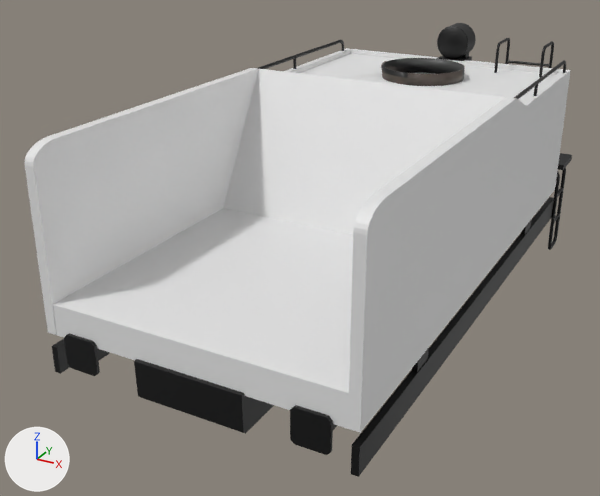
An edit to the FBX model unity/Assets/_CCL_CARS/S060B/060tender.fbx, drawn before and after from the same camera.
The view is the same before and after, from a 50 mm camera at (2.69, -3.46, 3.86) aimed at (-0.33, 2.03, 1.11). The lights are fixed; the arrows at lower left show +X, +Y and +Z. Where no turn or scale is listed for an object, it has been applied to the vertices. Vertices at the same position are counted once.

Before the edit, the objects in view are built like this:
```python
ob_cube = bpy.data.objects.new('Cube', me_cube)
ob_cube.location = (1.116, 2.312, 1.748)
ob_cube_002 = bpy.data.objects.new('Cube.002', me_cube_001)
ob_cube_002.location = (-1.116, 2.312, 1.748)
ob_cube_003 = bpy.data.objects.new('Cube.003', me_cube_002)
ob_cube_003.location = (0.0, 2.277, 1.139)
ob_cube_004 = bpy.data.objects.new('Cube.004', me_cube_003)
ob_cube_004.location = (0.0, 4.504, 1.687)
ob_cube_005 = bpy.data.objects.new('Cube.005', me_cube_009)
ob_cube_005.location = (0.0, 3.54, 1.672)
ob_cube_006 = bpy.data.objects.new('Cube.006', me_cube_005)
ob_cube_006.location = (0.0, 2.32, 1.759)
ob_s282_tender_002 = bpy.data.objects.new('s282_tender.002', me_s282_tender_sub0_name_004)
ob_s282_tender_002.location = (0.0, 4.608, 2.317)
# also in view: 's282_tender.006' at (0.0, 0.39, 0.96); 's282_tender.003' at (0.0, 4.73, 0.88); 's282_tender.005' at (0.0, 2.3, 1.01); 's282_tender.001' at (0.0, 2.31, 0.94); 'CarTank_LOD0.004' at (-0.02, 3.75, 2.27)
```
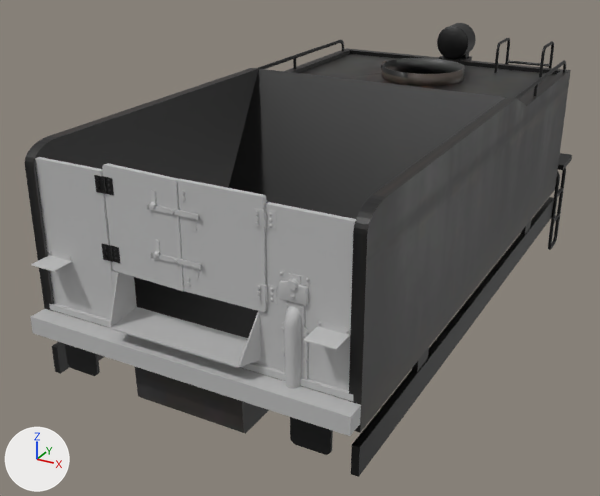
Commit message: So6o Tender update

Where the change shows, as pixel boxes [x1, y1, x2, y2] in the pictures (600 x 496 px):
's282_tender_cab', added
    after: [30, 157, 361, 436]
    faces in mat_m0mat_022 (its picture is missing): [30, 157, 361, 436]
    faces in mat_m0mat_023 (black #000000): [94, 175, 120, 263]
'Cube.003', deleted
    before: [51, 192, 553, 433]
'Cube', deleted
    before: [348, 69, 571, 432]
'Cube.002', deleted
    before: [25, 48, 352, 335]
'Cube.006', deleted
    before: [223, 69, 506, 235]
'Cube.004', deleted
    before: [350, 49, 562, 74]
part 1 of me_cube_009, added (black)
    after: [59, 192, 553, 433]
part 2 of me_cube_009, added (black)
    after: [350, 49, 562, 74]
part 3 of me_cube_009, added
    after: [349, 69, 571, 432]
part 4 of me_cube_009, added (black)
    after: [25, 48, 352, 311]
part 5 of me_cube_009, added
    after: [228, 69, 506, 219]
part 6 of me_cube_009, surface changed (white to grey)
    both: [301, 54, 556, 101]

The change, as a diff of the scene's bpy script:
```diff
--- a/unity/Assets/_CCL_CARS/S060B/060tender.fbx.py
+++ b/unity/Assets/_CCL_CARS/S060B/060tender.fbx.py
@@ img_locos282b_body_01d_png @@
+img_locos282b_body_01d_png = load_image('LocoS282B_Body_01d.png', '../../CarCreator/Prefabs/Material/Textures/LocoS282B_Body_01d.png', 1024, 1024, 'sRGB')
@@ mat_material_003 @@
+mat_material_003 = principled_material('Material.003')
+mat_material_003.texture = img_locos282b_body_01d_png
@@ mat_m0mat_022 @@
+mat_m0mat_022 = principled_material('m0mat.022')
+mat_m0mat_022.base_color = (0.5, 0.5, 0.5)  # grey #bcbcbc
@@ mat_m0mat_023 @@
+mat_m0mat_023 = principled_material('m0mat.023')
+mat_m0mat_023.base_color = (0.0, 0.0, 0.0)  # black #000000
@@ me_cube_009 @@
 # used by ob_cube_005; location = (0.0, 3.54, 1.672)
-me_cube_009.from_pydata(...)  # 230 vertices, 195 faces; spans x -1.1..1.1, y -0.95..0.95, z -0.56..0.56
+me_cube_009.from_pydata(...)  # 422 vertices, 315 faces; spans x -1.15..1.15, y -3.53..1.0, z -0.58..0.73
+# me_cube_009 part 1: a new loose piece, a box spanning x -1.15..1.15, y -3.52..1.0, z -0.58..-0.35, in mat_material_003 (picture img_locos282b_body_01d_png)
+# me_cube_009 part 2: a new loose piece, a box spanning x -1.147..1.147, y 0.926..1.002, z -0.563..0.593, in mat_material_003 (picture img_locos282b_body_01d_png)
+# me_cube_009 part 3: a new loose piece of 36 vertices spanning x 1.08..1.15, y -3.53..1.0, z -0.57..0.73, in mat_material_003 (picture img_locos282b_body_01d_png)
+# me_cube_009 part 4: a new loose piece of 36 vertices spanning x -1.15..-1.08, y -3.53..1.0, z -0.57..0.73, in mat_material_003 (picture img_locos282b_body_01d_png)
+# me_cube_009 part 5
+# 16 vertices are added at x -1.1..1.1, y -1.61..-0.83, z -0.55..0.73
+# 12 new faces join them
+# me_cube_009 part 6: 4 kept faces spanning x -1.1..1.1, y -0.95..0.95, z 0.55..0.56 get new texture (UV) coordinates
+me_cube_009.materials.append(mat_material_003)  # picture img_locos282b_body_01d_png
@@ me_s282_tender_cab_sub0_name_005 @@
+me_s282_tender_cab_sub0_name_005.from_pydata(...)  # 1874 vertices, 2741 faces; spans x -1.15..1.15, y 0.02..0.38, z 1.22..2.43
+# faces by material slot: [2273, 468]
+me_s282_tender_cab_sub0_name_005.materials.append(mat_m0mat_022)  # its picture is missing
+me_s282_tender_cab_sub0_name_005.materials.append(mat_m0mat_023)  # black #000000
@@ ob_cube_003 @@
-ob_cube_003 = bpy.data.objects.new('Cube.003', me_cube_002)
-ob_cube_003.location = (0.0, 2.277, 1.139)
@@ ob_cube @@
-ob_cube = bpy.data.objects.new('Cube', me_cube)
-ob_cube.location = (1.116, 2.312, 1.748)
@@ ob_cube_006 @@
-ob_cube_006 = bpy.data.objects.new('Cube.006', me_cube_005)
-ob_cube_006.location = (0.0, 2.32, 1.759)
@@ ob_cube_002 @@
-ob_cube_002 = bpy.data.objects.new('Cube.002', me_cube_001)
-ob_cube_002.location = (-1.116, 2.312, 1.748)
@@ ob_cube_004 @@
-ob_cube_004 = bpy.data.objects.new('Cube.004', me_cube_003)
-ob_cube_004.location = (0.0, 4.504, 1.687)
@@ ob_s282_tender_cab @@
+ob_s282_tender_cab = bpy.data.objects.new('s282_tender_cab', me_s282_tender_cab_sub0_name_005)
+ob_s282_tender_cab.location = (0.0, -0.142, -0.07)
```
